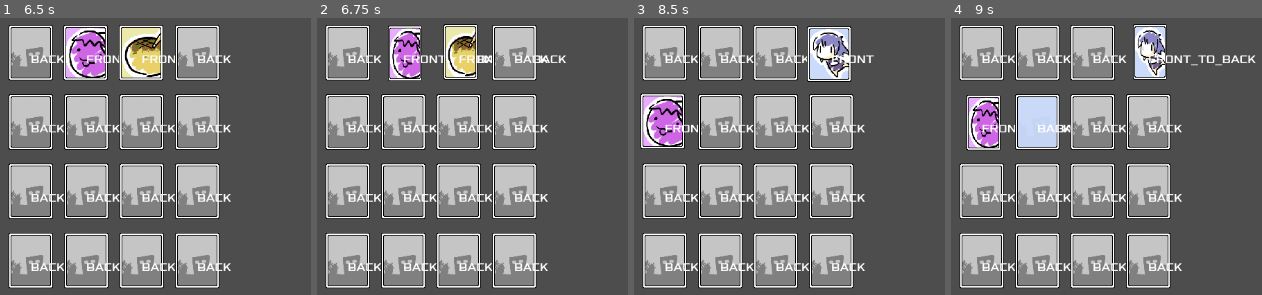
Above: before the commit, frames 1-4 (left to right).
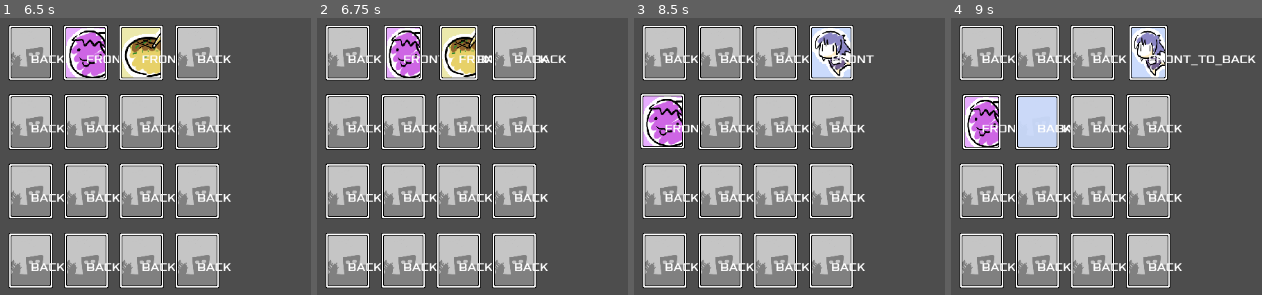
Above: after the commit, the same moments.

Repository: syun77/gd_memory
Game: Godot game, scene res://Main.tscn
The game is run twice, just before and just after one commit, with the same random seed, the same clock (stepped at 60 frames per second) and the same inputs.
Inputs (mouse positions are in pixels of both pictures, inside the frame that each line leads up to):
- Up to frame 1 (6.5 s): tap Enter at 0.5 s; move the mouse to (31, 54) at 0.52 s; click (31, 54) at 0.6 s; tap R (reset) at 1.25, 2, 2.75, 3.5, 4.15, 5 s; move the mouse to (87, 54) at 1.27 s; click (87, 54) at 1.35 s; click (87, 54) at 2.1 s; click (87, 54) at 2.85 s; click (87, 54) at 3.6 s; click (87, 54) at 4.35 s; move the mouse to (143, 54) at 5.02 s; click (143, 54) at 5.1 s; move the mouse to (87, 54) at 5.77 s; click (87, 54) at 5.85 s
- Up to frame 2 (6.75 s): move the mouse to (460, 54) at 6.52 s; click (460, 54) at 6.6 s
- Up to frame 3 (8.5 s): move the mouse to (829, 54) at 7.27 s; click (829, 54) at 7.35 s; move the mouse to (665, 123) at 8.02 s; click (665, 123) at 8.1 s
- Up to frame 4 (9 s): move the mouse to (1038, 123) at 8.77 s; click (1038, 123) at 8.85 s

Frame 1 is identical in both runs. In frame 2, 2.9% of the frame differs, in the area x 21-52%, y 2-23%; in frame 3, 1.9%; in frame 4, 3.1%, in the area x 3-70%, y 2-49%.

Commit message:
めくり演出を実装中

Diff:
--- a/gd_memory/Main.gd
+++ b/gd_memory/Main.gd
@@ -20,7 +20,8 @@
 enum eState {
 	START, # 開始.
 	MAIN, # メイン.
-	WAIT, # めくった後の待ち時間.
+	WAIT1, # めくった後の待ち時間.
+	WAIT2,
 	GAMEOVER, # ゲームオーバー.
 	GAMECLEAR, # ゲームクリア.
 }
@@ -47,6 +48,8 @@
 var _array2 = Array2.new(GRID_CNT_W, GRID_CNT_H)
 ## めくったカードのリスト.
 var _front_cards:Array[Card] = []
+## めくったカードのIDに対応する枚数.
+var _front_cnts:Array[int] = []
 
 # ---------------------------------------------
 # private functions.
@@ -72,6 +75,10 @@
 		#card.flip_to_front(idx * 0.1)
 	)
 
+	# 表のカード枚数計算用.
+	_front_cnts.resize(Card.eId.size())
+	_front_cnts.fill(0)
+
 ## 更新.
 func _process(delta: float) -> void:
 	# _stateに対応する更新処理を呼び出す.
@@ -86,7 +93,8 @@
 ## 更新 > メイン.
 func _update_MAIN(delta:float) -> void:
 	if _front_cards.size() >= 2:
-		_state = eState.WAIT
+		# カードを2枚めくった.
+		_state = eState.WAIT1
 		_timer = 0
 		return
 
@@ -103,29 +111,36 @@
 
 
 # 更新 > めくった後の待ち時間.
-func _update_WAIT(delta:float) -> void:
+func _update_WAIT1(delta:float) -> void:
 	for card in _front_cards:
 		var c = card as Card
 		if c.is_front == false:
 			return # すべてが表向きになるまで待つ.
 
-	# さらに待つ.
-	if _timer == 0:
-		if _check_erase(false) == false:
-			# 消せない.
-			pass
+	# 表になっているカードの枚数を数える.
+	_count_front_cards()
+
+	# そろっていないカードを揺らす.
+	_shake_unmatch_cards()
+
+	print(_front_cnts)
+
+	_state = eState.WAIT2
+
+func _update_WAIT2(delta:float) -> void:
 	_timer += delta
+	# 少し待つ.
 	if _timer > TIMER_WAIT:
-		if _check_erase(true):
-			# 消せたのでめくったカード情報を消す.
-			_front_cards.clear()
-		else:
-			# カードをもとに戻す.
+		if _check_erase(true) == false:
+			# 消せなかったのでカードをもとに戻す.
 			for card in _front_cards:
 				var c = card as Card
 				c.flip_to_back()
-			# めくったカード情報を消す.
-			_front_cards.clear()
+
+		# めくったカード情報を消す.
+		_front_cards.clear()
+		_front_cnts.fill(0)
+
 		_state = eState.MAIN
 		_timer = 0
 
@@ -136,45 +151,60 @@
 # 更新 > ゲームクリア
 func _update_GAMECLEAR(delta:float) -> void:
 	pass
+
+## 表になっているカードの枚数を数える.
+func _count_front_cards() -> void:
+	# 0クリア.
+	_front_cnts.fill(0)
+
+	for card in _card_layer.get_children():
+		var c = card as Card
+		if c.is_front == false:
+			continue # 対象カードは表のものだけ.
+		# カウントアップ.
+		_front_cnts[c.id] += 1
+
+## そろっていないカードを揺らす.
+func _shake_unmatch_cards() -> void:
+	var unmatch_list = []
+
+	for idx in range(_front_cnts.size()):
+		if _front_cnts[idx] == 1:
+			# 1枚だけ表向きならそろっていないとみなす.
+			unmatch_list.append(idx)
+
+	print(unmatch_list)
+	print(_front_cards)
+
+	for card in _front_cards:
+		if card.idx in unmatch_list:
+			# そろっていないカードなので揺らす.
+			card.shake()
 
 ## 消去チェック.
 ## @param is_erase 消去も同時に行うかどうか.
 func _check_erase(is_erase:bool) -> bool:
 	var ret = false # マッチしたカードがあるかどうか.
-	var list = []
-	for i in range(Card.eId.size()):
-		list.append(0)
-	for card in _card_layer.get_children():
-		var c = card as Card
-		if c.is_front == false:
-			continue # 対象カードは表のものだけ.
-		# カウントだけする.
-		list[c.id] += 1
-
-	for idx in range(list.size()):
-		if list[idx] < 2:
-			# マッチしなかった
-			for card in _card_layer.get_children():
-				var c = card as Card
-				if c.is_front == false:
-					continue # 対象カードは表のものだけ.
-				if c.idx == idx:
-					# 揺らす.
-					c.shake()
-			continue
+
+	var match_list = []
+	for idx in range(_front_cnts.size()):
+		if _front_cnts[idx] == 2:
+			# 2枚表向きならそろっているとみなす.
+			match_list.append(idx)
+
+	for idx in range(_front_cnts.size()):
+		if not idx in match_list:
+			continue # マッチリストにいない.
 
 		# マッチしたカードがある.
 		ret = true
 
 		# マッチしたカードを消す.
-		for card in _card_layer.get_children():
-			var c = card as Card
-			if c.is_front == false:
-				continue # 対象カードは表のものだけ.
-			if c.id == idx:
+		for card in _front_cards:
+			if card.id == idx:
 				if is_erase:
 					# 消去する.
-					c.vanish()
+					card.vanish()
 
 	return ret
 
--- a/gd_memory/src/Card.gd
+++ b/gd_memory/src/Card.gd
@@ -215,6 +215,9 @@
 
 func _update_debug() -> void:
 	_label.text = eState.keys()[_state]
+
+func _to_string() -> String:
+	return "[Card] id:%d idx:%d is_front:%d"%[id, idx, is_front]
 # --------------------------------------------
 # signals.
 # --------------------------------------------
